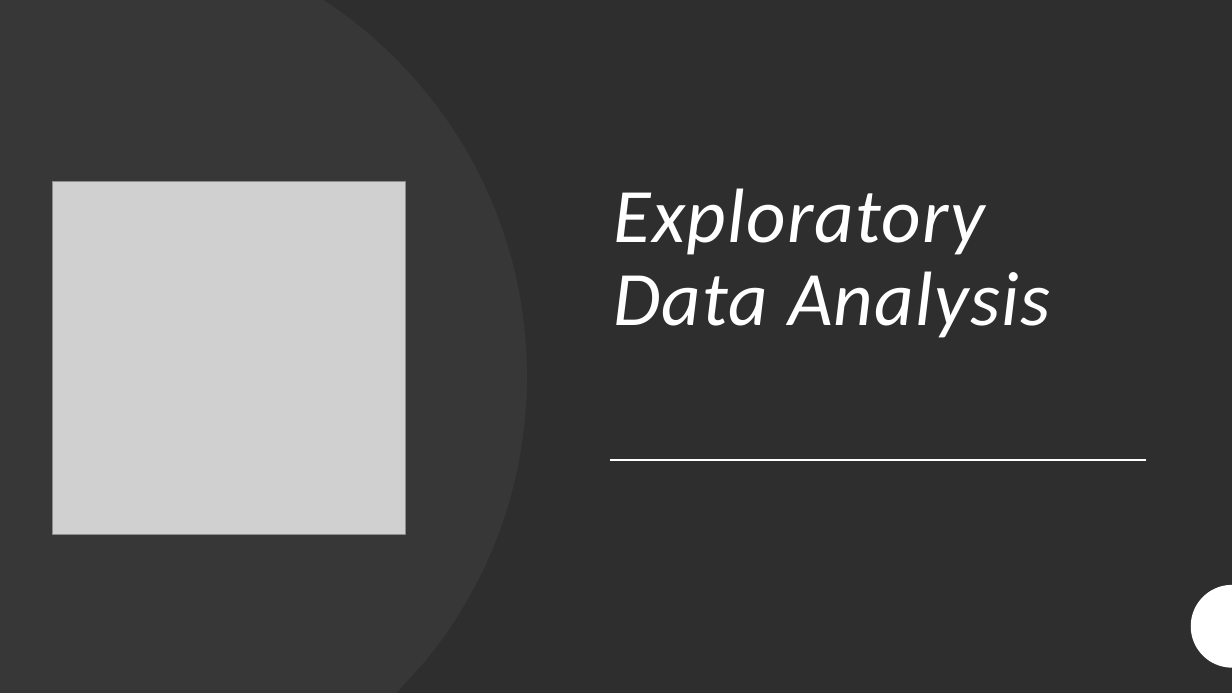
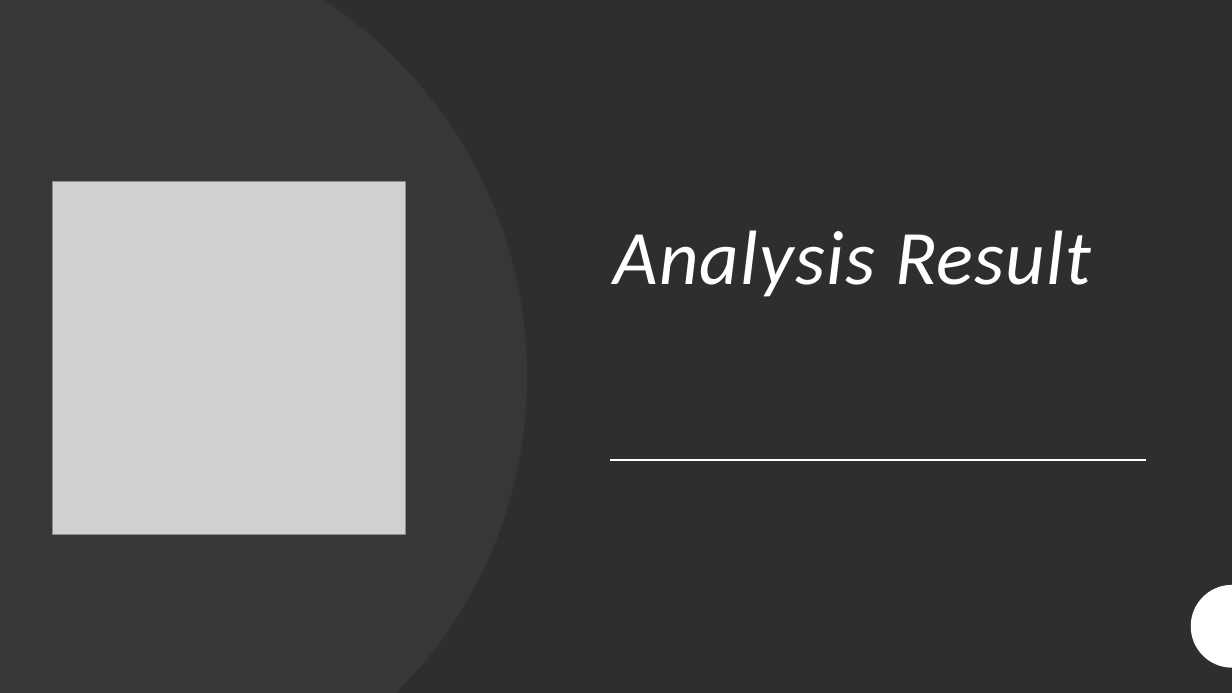
Before and after one commit to ChrisAndre25/sample-superstore, a slide deck: slide 5 of Superstore Analysis.pptx (slide 7 before the commit). Drawn at 1232x693 pixels with LibreOffice and Linux fonts; fonts in the diff are those of the drawing; grey boxes stand for pictures. Boxes give left, top, right and bottom in pixels: in the first picture for what was removed or moved away, otherwise in the second. Text is boxed around its words. In the diff, an @@ line names an element or a change of style, - is before the commit and + after.

```diff
--- a/Superstore Analysis.pptx
+++ b/Superstore Analysis.pptx
@@ title at bbox=[613, 230, 1091, 297]: text changed @@
-Exploratory Data Analysis
+Analysis Result
```
Also in this commit, not shown: 4 other slides changed, 9 slides added, 12 slides removed, 1 other file.
